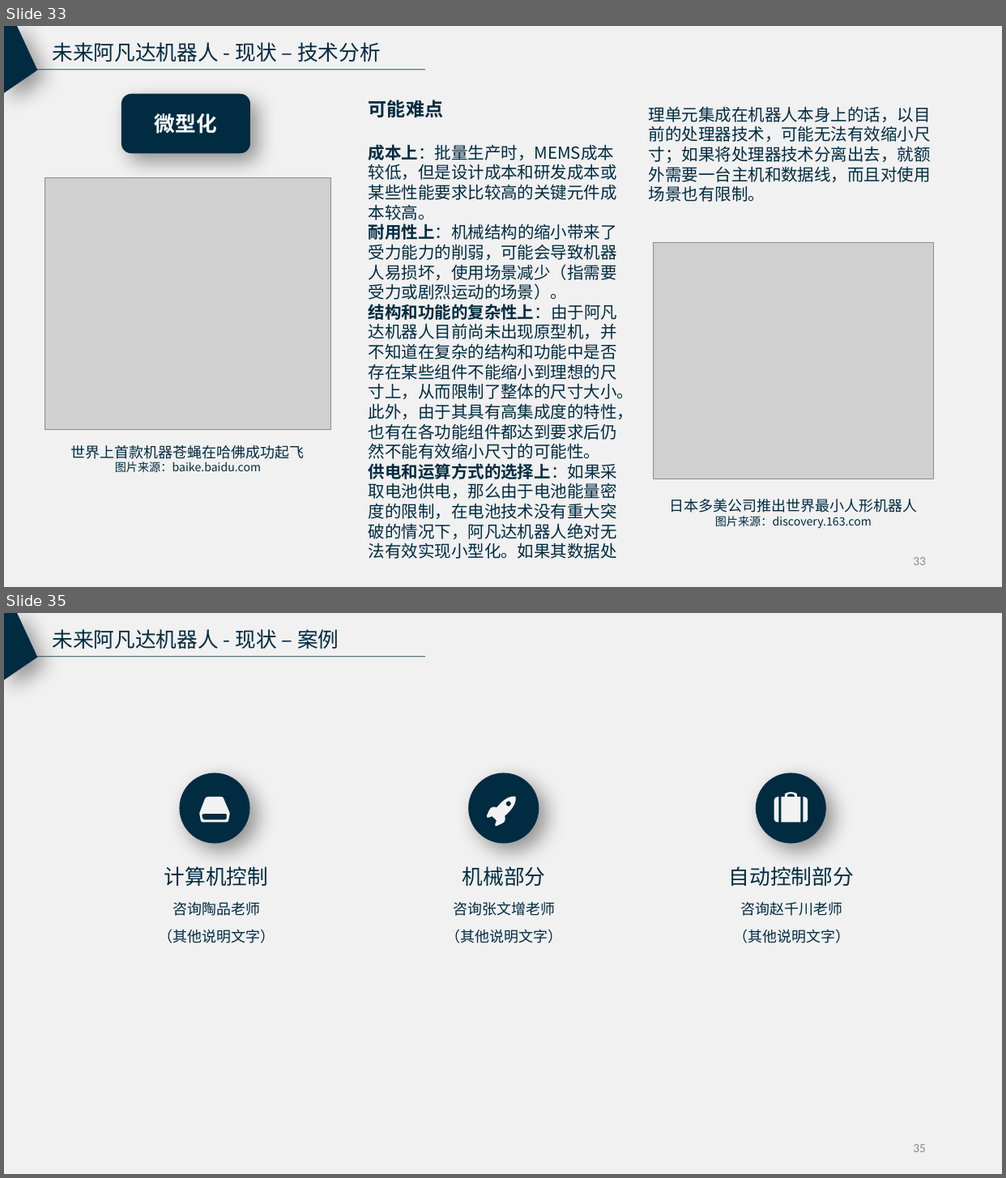
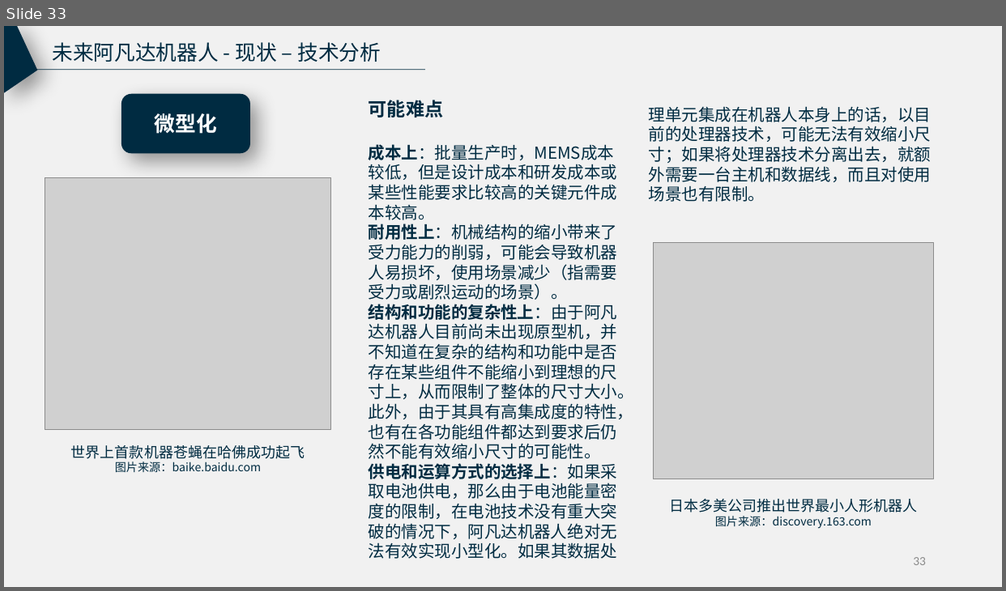
Before and after one commit to RunTimeError2/Avabot---Industry-Frontier, a slide deck: 未来阿凡达机器人_产业调研报告试验稿.pptx. Shown one above the other, each under a label of ours: slides 33 and 35 before the commit, slide 33 after it; the slides between them are not shown. The pictures are 1006x1178 and 1006x591 pixels, drawn with LibreOffice and Linux fonts; fonts in the diff are those of the drawing; grey boxes stand for pictures. Boxes give left, top, right and bottom in pixels: in the first picture for what was removed or moved away, otherwise in the second. Text is boxed around its words. In the diff, an @@ line names an element or a change of style, - is before the commit and + after.

```diff
--- a/未来阿凡达机器人_产业调研报告试验稿.pptx
+++ b/未来阿凡达机器人_产业调研报告试验稿.pptx
@@ slide 35 removed at [4, 613, 1002, 1174], background #F1F1F1 @@
@@ freeform shape removed at [4, 613, 38, 680] @@
@@ text removed at [52, 629, 339, 649] @@
-未来阿凡达机器人 - 现状 – 案例
@@ line removed from (20, 657) to (425, 657) @@
@@ ellipse removed at [179, 773, 249, 844] @@
@@ ellipse removed at [468, 773, 539, 844] @@
@@ ellipse removed at [756, 773, 826, 844] @@
@@ freeform shape removed at [199, 797, 229, 823] @@
@@ freeform shape removed at [486, 796, 517, 827] @@
@@ freeform shape removed at [774, 792, 808, 822] @@
@@ text removed at [164, 867, 268, 886] @@
-计算机控制
@@ text removed at [462, 867, 546, 886] @@
-机械部分
@@ text removed at [729, 867, 854, 886] @@
-自动控制部分
@@ text removed at [172, 902, 260, 916] @@
-咨询陶品老师
@@ text removed at [453, 902, 555, 916] @@
-咨询张文增老师
@@ text removed at [740, 902, 842, 916] @@
-咨询赵千川老师
@@ text removed at [158, 930, 275, 943] @@
-（其他说明文字）
@@ text removed at [445, 930, 562, 943] @@
-（其他说明文字）
@@ text removed at [733, 930, 850, 943] @@
-（其他说明文字）
@@ page number removed at [913, 1144, 926, 1152] @@
-35
```
Also in this commit, not shown: 3 slides changed, 7 slides added, 3 other slides removed.
